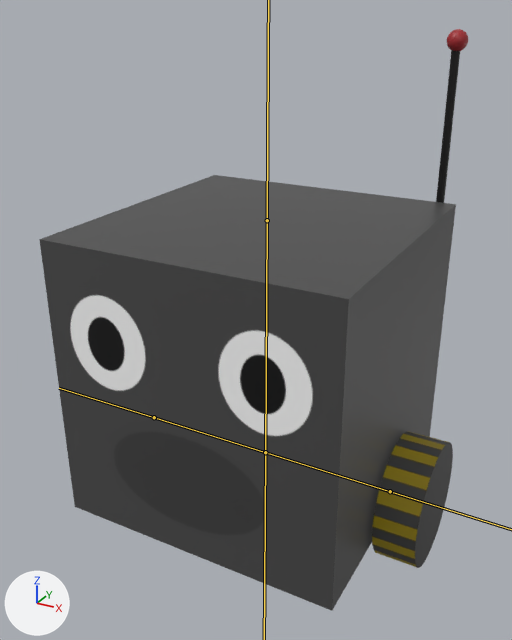
The FBX model Assets/robot.fbx: old version first, new version second.
The view is the same before and after, from a 50 mm lens placed at (0.00739, -0.01396, 0.00722), pointed at (-0.00027, -0.00003, 0.00026). The axes (+X, +Y, +Z) are drawn at lower left. The lights are the same throughout. The bones that bend it are drawn over the model as lines.

In view in the first picture: 'Robot'.
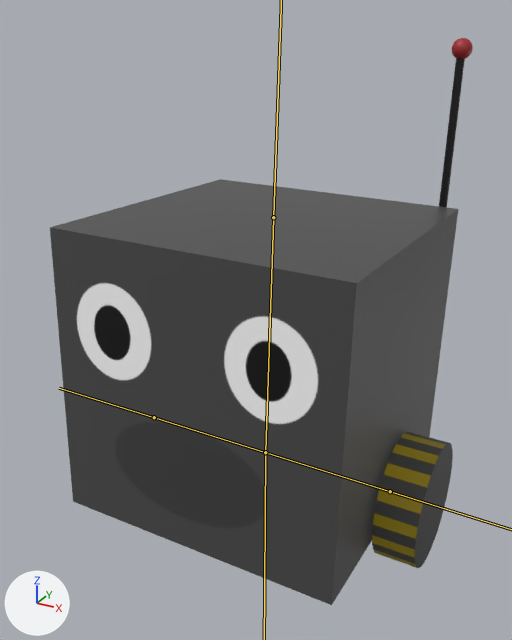
The newer file adds an action. The first version stands in its rest pose; the second is drawn at frame 10 of the action 'Armature|Crash'.

What differs and where, as boxes (x1, y1, x2, y2) in the pictures (512 x 640 px):
'Robot', posed: before (39, 29, 468, 611); after (50, 38, 473, 605)
bone 'Body', root to tip: before (265, 452) to (267, 220); after (265, 452) to (273, 217)

What the commit changed:
Bone 'Body' (bone_body) turns from (0, 0, 0) to (-3, 0, 0) degrees about its own x, y and z.
Bone 'Left Wheel' (bone_left_wheel) turns from (0, 0, 0) to (0, 20, 0) degrees about its own x, y and z.
Bone 'Right Wheel' (bone_right_wheel) turns from (0, 0, 0) to (0, -20, 0) degrees about its own x, y and z.
